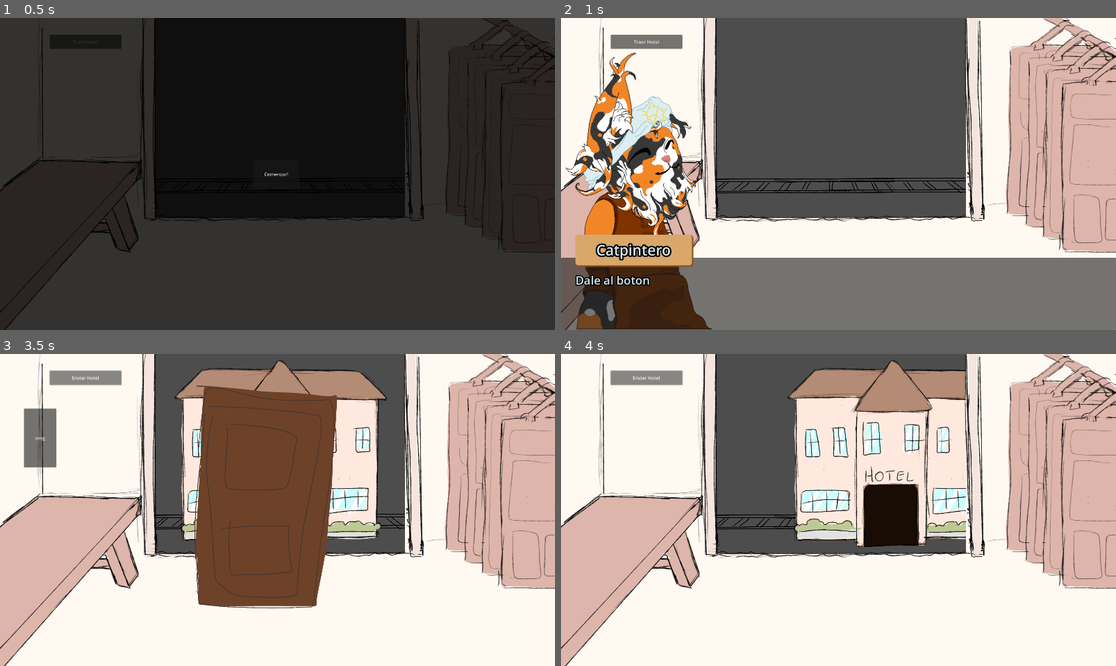
Above: before the commit, frames 1-4 (two rows, left to right).
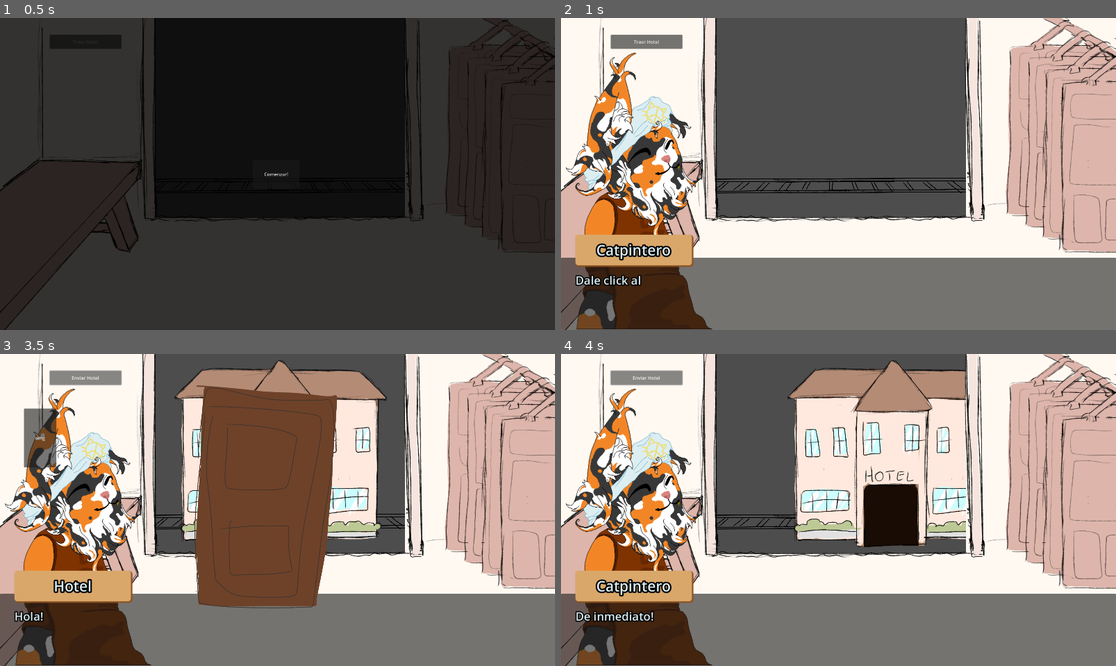
Above: after the commit, the same moments.

Repository: JavierLarre/game-jam-puertas
Game: Godot game, scene res://puertas.tscn
The game is run twice, just before and just after one commit, with the same random seed, the same clock (stepped at 60 frames per second) and the same inputs.
Inputs:
- Up to frame 1 (0.5 s): no input
- Up to frame 2 (1 s): click "Comenzar!" at 0.5 s
- Up to frame 3 (3.5 s): click "Traer Hotel" at 1.25 s; click "Traer Hotel" at 2 s; click "Traer Hotel" at 2.75 s
- Up to frame 4 (4 s): click "Enviar Hotel" at 3.5 s

Frame 1 is identical in both runs. In frame 2, 0.2% of the frame differs, in the area x 7-17%, y 82-86%; in frame 3, 31%; in frame 4, 32%, in the area x 0-100%, y 11-100%.

Commit message:
sistema de dialogo funciona

Diff:
--- a/dialogue/dialog.tscn
+++ b/dialogue/dialog.tscn
@@ -98,6 +98,7 @@
 
 [node name="Hinge" type="AudioStreamPlayer" parent="."]
 stream = ExtResource("3_j5yfy")
+volume_db = -10.0
 
 [node name="DebugSay" type="VBoxContainer" parent="."]
 visible = false
--- /dev/null
+++ b/dialogue/dialogues/dialogue.gd
@@ -0,0 +1,6 @@
+extends Object
+class_name Dialogue
+
+var sound_type: int
+var character_name: String
+var text: String
--- /dev/null
+++ b/dialogue/dialogues/dialogues.gd
@@ -0,0 +1,61 @@
+extends Node
+
+enum SoundType
+{
+	CAT,
+	SQUEAK
+}
+
+var group_id := 0
+var dialogue_id := 0
+var current_dialogue_group: Array
+var is_playing_dialogue := false
+
+
+func update_group():
+	current_dialogue_group = dialogue_groups[group_id]
+	group_id += 1
+	dialogue_id = 0
+
+func play_next_dialogue():
+	if not is_playing_dialogue:
+		is_playing_dialogue = true
+		update_group()
+		play_dialogue()
+
+
+func play_dialogue():
+	if dialogue_id >= current_dialogue_group.size():
+		$Dialog.visible = false
+		is_playing_dialogue = false
+		print("hiding!")
+	if not is_playing_dialogue:
+		return
+	var dialogue = current_dialogue_group[dialogue_id]
+	dialogue_id += 1
+	var character_name = dialogue[0]
+	var dialogue_text = dialogue[1]
+	var sound_type = dialogue[2]
+	$Dialog.visible = true
+	$Dialog.show_text(character_name, dialogue_text, sound_type)
+
+
+func _input(event: InputEvent) -> void:
+	if event is InputEventMouseButton:
+		if event.button_index == MOUSE_BUTTON_LEFT and event.pressed:
+			play_dialogue()
+
+var dialogue_groups := [
+	[
+		["Catpintero", "Dale click al botón para empezar", SoundType.CAT],
+	],
+	[
+		["Hotel", "Hola! Me gustaría una puerta bonita", SoundType.SQUEAK],
+		["Catpintero", "De inmediato!", SoundType.CAT],
+	],
+	[
+		["Hotel", "Me encanta!", SoundType.SQUEAK],
+		["Catpintero", "Muchas gracias!", SoundType.CAT],
+	],
+	[]
+]
--- /dev/null
+++ b/dialogue/dialogues/dialogues.tscn
@@ -0,0 +1,11 @@
+[gd_scene load_steps=3 format=3 uid="uid://emn68ltpry6q"]
+
+[ext_resource type="Script" uid="uid://b8dbdwno7duxk" path="res://dialogue/dialogues/dialogues.gd" id="1_3x4od"]
+[ext_resource type="PackedScene" uid="uid://pu20fbbg122j" path="res://dialogue/dialog.tscn" id="1_qbbjj"]
+
+[node name="Dialogues" type="Node"]
+script = ExtResource("1_3x4od")
+
+[node name="Dialog" parent="." instance=ExtResource("1_qbbjj")]
+layer = 2
+visible = false
--- a/ui/ui.gd
+++ b/ui/ui.gd
@@ -10,16 +10,10 @@
 
 func remove_menu() -> void:
 	remove_child($Menu)
-	$Dialog.visible = true
-	$Dialog.show_text("Catpintero", "Dale al boton para comenzar", $Dialog.SoundType.CAT)
-
-func _input(event: InputEvent) -> void:
-	if event is InputEventMouseButton:
-		if event.button_index == MOUSE_BUTTON_LEFT:
-			if $Dialog.visible:
-				$Dialog.visible = false
+	$Dialogues.play_next_dialogue()
 
 func show_puerta():
+	$Dialogues.play_next_dialogue()
 	$DecorarPuerta.visible = true
 
 func hide_puerta():
--- a/ui/ui.tscn
+++ b/ui/ui.tscn
@@ -3,7 +3,7 @@
 [ext_resource type="Script" uid="uid://beuddtkpfkmm6" path="res://ui/ui.gd" id="1_fyqef"]
 [ext_resource type="PackedScene" uid="uid://bmnljh31buonj" path="res://ui/carpinteria.tscn" id="2_wl5ax"]
 [ext_resource type="PackedScene" uid="uid://gno1bj3nssdf" path="res://ui/decorar_puerta.tscn" id="3_vkava"]
-[ext_resource type="PackedScene" uid="uid://pu20fbbg122j" path="res://dialogue/dialog.tscn" id="6_n5ude"]
+[ext_resource type="PackedScene" uid="uid://emn68ltpry6q" path="res://dialogue/dialogues/dialogues.tscn" id="4_vkava"]
 
 [node name="UI" type="CanvasLayer"]
 script = ExtResource("1_fyqef")
@@ -13,8 +13,7 @@
 [node name="DecorarPuerta" parent="." instance=ExtResource("3_vkava")]
 visible = false
 
-[node name="Dialog" parent="." instance=ExtResource("6_n5ude")]
-visible = false
+[node name="Dialogues" parent="." instance=ExtResource("4_vkava")]
 
 [node name="Menu" type="CanvasLayer" parent="."]
 
Not shown, added: dialogue/dialogues/dialogue.gd.uid
Not shown, added: dialogue/dialogues/dialogues.gd.uid
